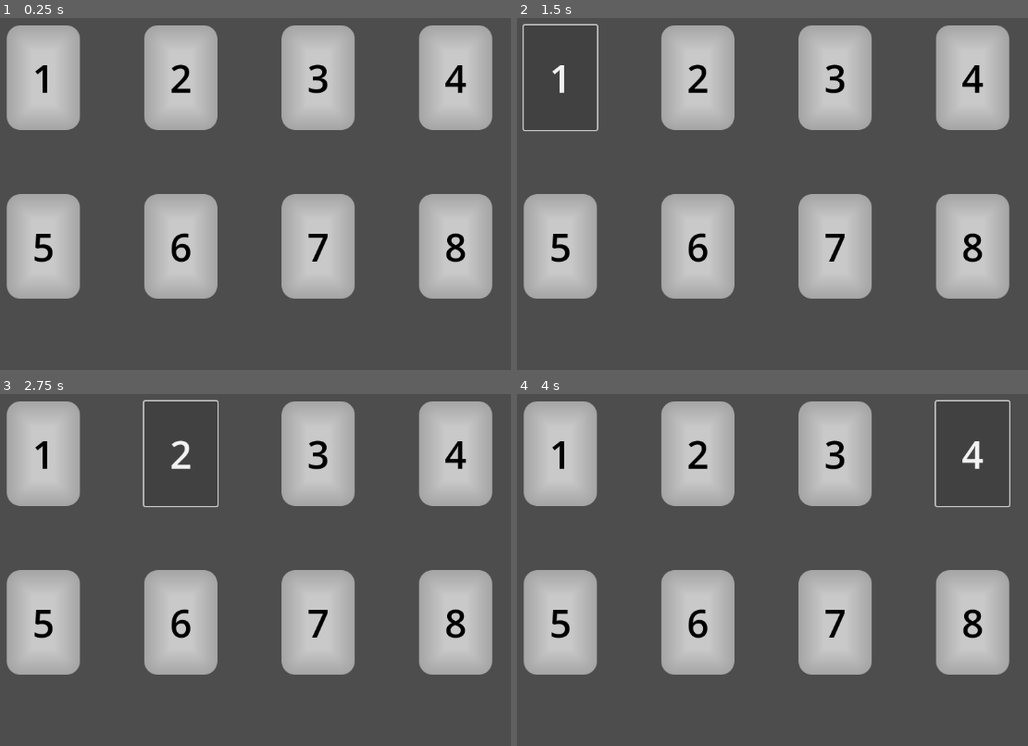
Above: before the commit, frames 1-4 (two rows, left to right).
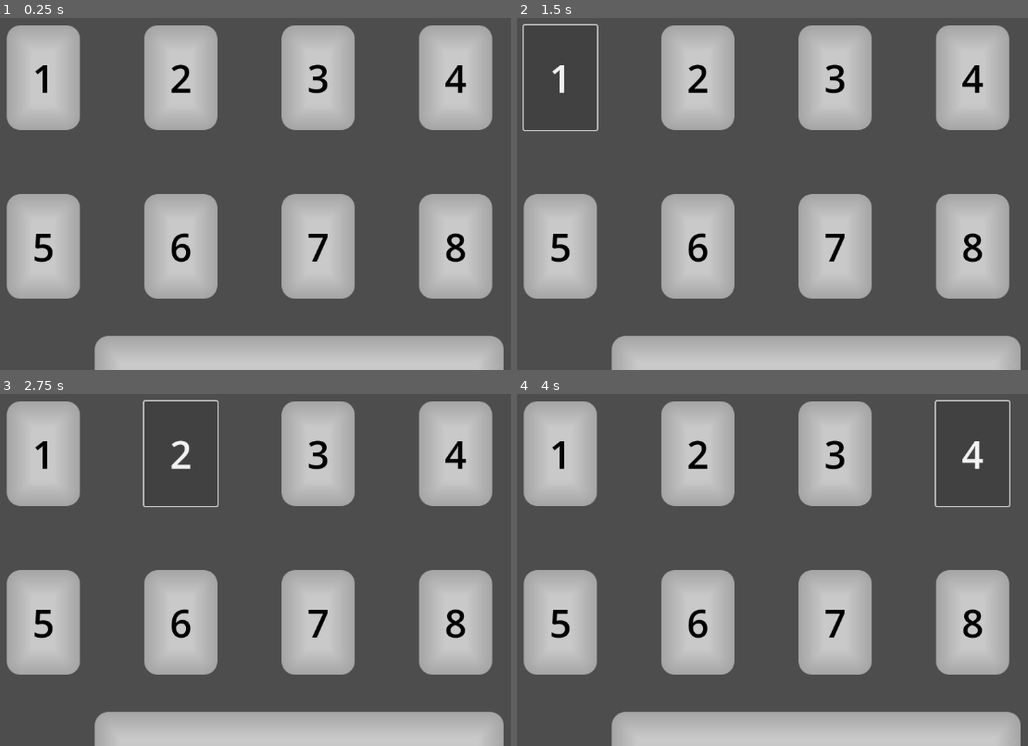
Above: after the commit, the same moments.

Repository: Lucasmoidel/stream-deck-ui
Game: Godot game, scene res://ui.tscn
Same seed, same stepped clock (60 frames per second), same inputs: the game is played once before the commit and once after it. This scene is started directly instead of the project's main scene.
Inputs (mouse positions are in pixels of both pictures, inside the frame that each line leads up to):
- Up to frame 1 (0.25 s): no input
- Up to frame 2 (1.5 s): click (818, 366) at 0.52 s; click "1" at 1.25 s
- Up to frame 3 (2.75 s): click "2" at 2 s
- Up to frame 4 (4 s): click "3" at 2.75 s; click "4" at 3.5 s

The runs differ from the first frame. In frame 1, 7.8% of the frame differs, in the area x 18-99%, y 90-100%; in frame 2, 7.8%; in frame 3, 7.8%; in frame 4, 7.8%.

Commit message:
kissing you freinds ? (;

Diff:
--- a/ui.tscn
+++ b/ui.tscn
@@ -76,3 +76,15 @@
 theme_override_font_sizes/font_size = 60
 text = "8
 "
+
+[node name="VBoxContainer" type="VBoxContainer" parent="."]
+layout_mode = 0
+offset_left = 335.0
+offset_top = 595.0
+offset_right = 972.0
+offset_bottom = 687.0
+theme = ExtResource("1_cs2sk")
+alignment = 1
+
+[node name="OptionButton" type="OptionButton" parent="VBoxContainer"]
+layout_mode = 2
Binary file added: comic.ttf
Not shown, added: comic.ttf.import
